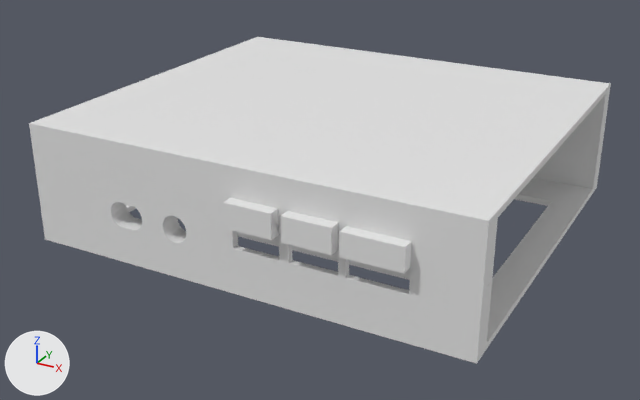
Before and after pictures for a commit that changed the Blender file v2_BlenderSource/Backplate_Center.blend.
Both versions are drawn from a 50 mm lens placed at (12.84, -24.68, 12.63), pointed at (-0.23, -0.92, 0.75). The lights are fixed; the arrows at lower left show +X, +Y and +Z.

In view in the first picture: 'Plane', 'Walls'.
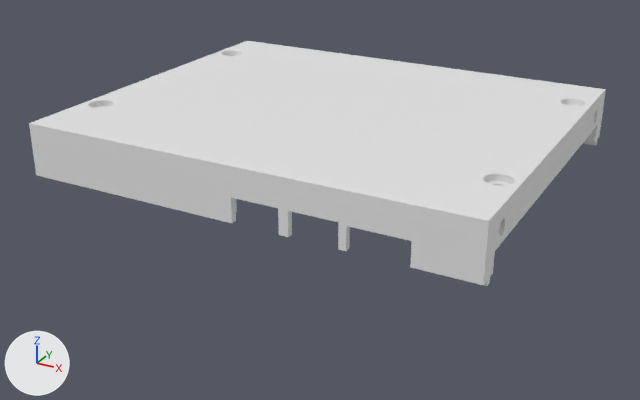
Not drawn themselves, but carrying or shaping drawn objects: ob_ioshield_top, ob_screwhole_topleft_cutout, ob_screwhole_bottomleft_cutout, ob_screwhole_topright_cutout, ob_screwhole_bottomright_cutout.

Diff of the bpy script that builds the scene:
```diff
--- a/v2_BlenderSource/Backplate_Center.blend.py
+++ b/v2_BlenderSource/Backplate_Center.blend.py
@@ me_plane @@
 # used by ob_plane; location = (0.0, 0.0, 3.73)
-me_plane.from_pydata(...)  # 38 vertices, 23 faces; spans x -7.28..7.28, y -6.45..6.45, z -1.67..0.2
+me_plane.from_pydata(...)  # 76 vertices, 42 faces; spans x -7.28..7.28, y -6.45..5.65, z -1.67..0.2
+# me_plane part 1: 2 vertices removed from x -7.28..7.28, y -6.45, z 0.0; 40 vertices added at x -0.25..5.68, y -6.45..-5.75, z -1.67..-0.42
+# me_plane part 2: 18 vertices moved from x -7.28..7.28, y 5.75..6.45, z -1.67..0.2 to x -7.28..7.28, y 4.95..5.65, z -1.67..0.2
@@ me_screwhole_001 @@
+me_screwhole_001.from_pydata(...)  # 64 vertices, 33 faces; spans x -0.4..0.4, y -0.4..0.4, z -0.007..0.193
@@ me_screwhole_009 @@
+me_screwhole_009.from_pydata(...)  # 128 vertices, 128 faces; spans x -0.5..0.5, y -0.5..0.5, z -0.207..-0.007
@@ ob_walls @@
-ob_walls = bpy.data.objects.new('Walls', me_pibracket_w_ioshield)
-ob_walls.location = (5.5, 3.0, 0.65)
-ob_walls.rotation_euler = (0.0, 0.0, -1.571)  # degrees (0, 0, -90)
@@ ob_wallmount_right @@
 ob_wallmount_right = bpy.data.objects.new('WallMount_Right', me_cube)
-ob_wallmount_right.location = (7.17, 0.0, 0.3)
-ob_wallmount_right.hide_set(True)
+ob_wallmount_right.location = (7.17, 0.0, 2.92)
@@ ob_ioshield_top @@
-ob_ioshield_top = bpy.data.objects.new('IOShield Top', me_ioshield_top)
-ob_ioshield_top.location = (-0.203, -6.25, 2.225)
-ob_ioshield_top.rotation_euler = (1.571, 0.0, 0.0)  # degrees (90, 0, 0)
-ob_ioshield_top.hide_set(True)
@@ ob_plane @@
 _m = ob_plane.modifiers.new('Boolean', 'BOOLEAN')
-_m.object = ob_ioshield_top
+_m.object = ob_screwhole_topleft_cutout
 _m.solver = 'FLOAT'
+_m = ob_plane.modifiers.new('Boolean.001', 'BOOLEAN')
+_m.object = ob_screwhole_bottomleft_cutout
+_m.solver = 'FLOAT'
+_m = ob_plane.modifiers.new('Boolean.002', 'BOOLEAN')
+_m.object = ob_screwhole_topright_cutout
+_m.solver = 'FLOAT'
+_m = ob_plane.modifiers.new('Boolean.003', 'BOOLEAN')
+_m.object = ob_screwhole_bottomright_cutout
+_m.solver = 'FLOAT'
@@ ob_screwhole_bottomleft_cutout @@
+ob_screwhole_bottomleft_cutout = bpy.data.objects.new('ScrewHole_BottomLeft_Cutout', me_screwhole_001)
+ob_screwhole_bottomleft_cutout.location = (-6.675, -3.913, 3.732)
+ob_screwhole_bottomleft_cutout.hide_set(True)
@@ ob_screwhole_bottomright_cutout @@
+ob_screwhole_bottomright_cutout = bpy.data.objects.new('ScrewHole_BottomRight_Cutout', me_screwhole_001.copy())
+ob_screwhole_bottomright_cutout.location = (6.675, -3.913, 3.732)
+ob_screwhole_bottomright_cutout.hide_set(True)
@@ ob_screwhole_topright_cutout @@
+ob_screwhole_topright_cutout = bpy.data.objects.new('ScrewHole_TopRight_Cutout', me_screwhole_001.copy())
+ob_screwhole_topright_cutout.location = (6.675, 3.612, 3.732)
+ob_screwhole_topright_cutout.hide_set(True)
@@ ob_screwhole_topleft_cutout @@
+ob_screwhole_topleft_cutout = bpy.data.objects.new('ScrewHole_TopLeft_Cutout', me_screwhole_001.copy())
+ob_screwhole_topleft_cutout.location = (-6.675, 3.612, 3.732)
+ob_screwhole_topleft_cutout.hide_set(True)
@@ ob_screwhole_bottomleft @@
+ob_screwhole_bottomleft = bpy.data.objects.new('ScrewHole_BottomLeft', me_screwhole_009)
+ob_screwhole_bottomleft.location = (-6.67, -3.91, 3.73)
```

What differs and where, as boxes (x1, y1, x2, y2) in the pictures (640 x 400 px; the box of a moved part takes in the faces that stretch with it):
'Plane', reshaped, modifiers changed
    before: (29, 37, 611, 286)
    after: (29, 41, 606, 286)
'Walls', deleted
    before: (36, 130, 605, 364)
'WallMount_Right', shown
    after: (495, 101, 600, 250)
'ScrewHole_BottomLeft', added
    after: (94, 106, 109, 108)
part 1 of me_plane, built on
    before: (29, 123, 498, 286)
    after: (29, 123, 489, 286)
part 2 of me_plane, moved or reshaped
    before: (86, 37, 611, 217)
    after: (86, 41, 606, 217)
